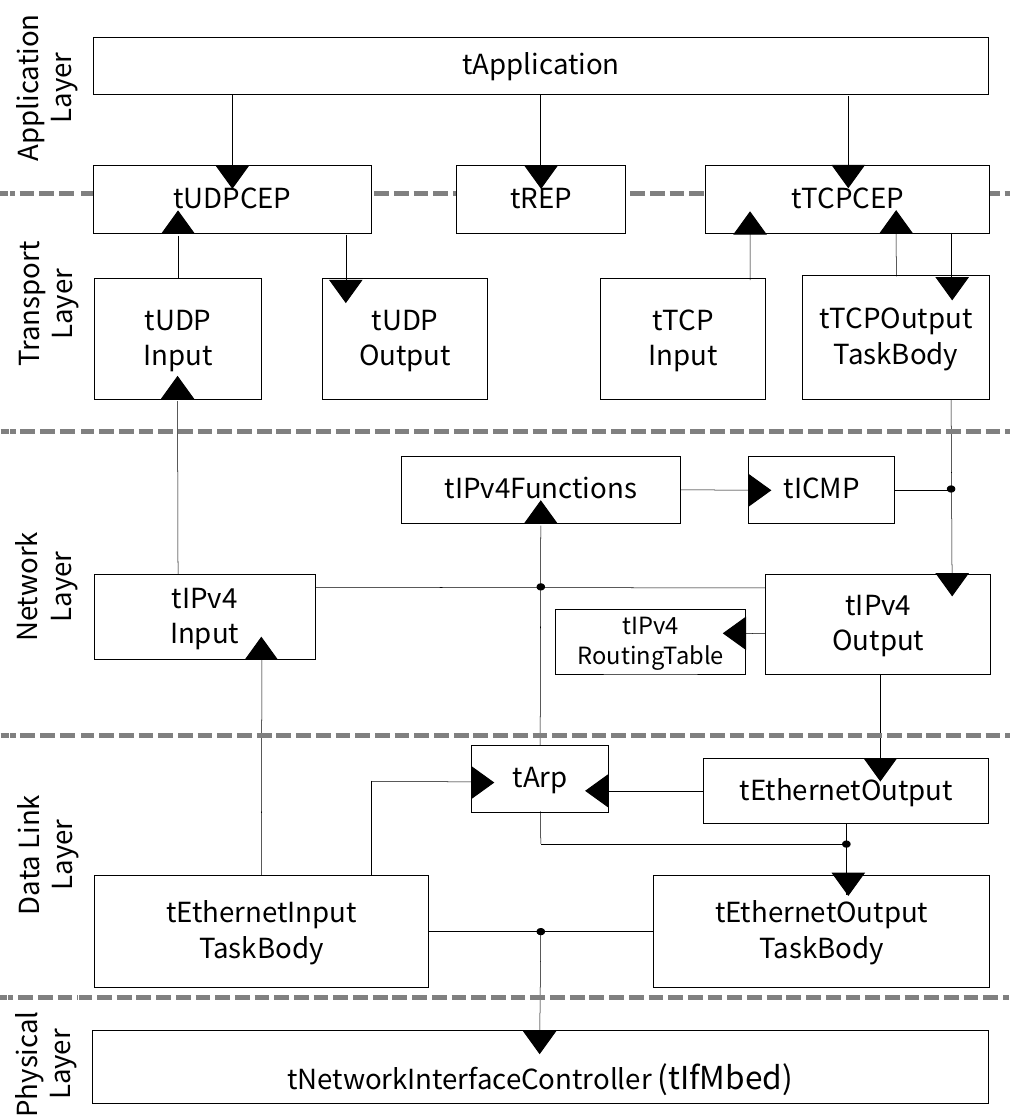
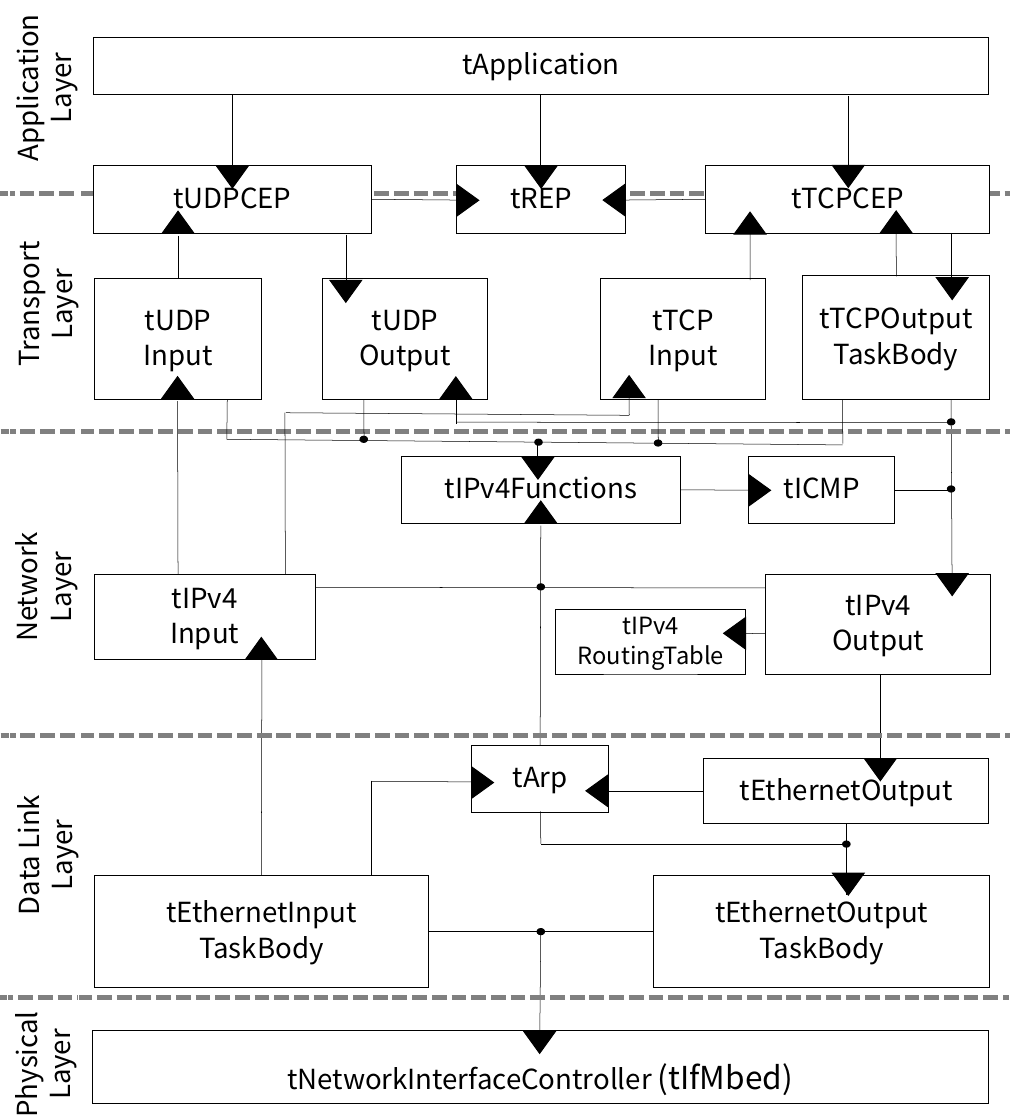
Before and after one commit to robotan0921/paper, a slide deck: slide 1 of ISORC2017/figure/ComponentProtocolStack.pptx. Drawn at 1010x1120 pixels with LibreOffice and Linux fonts; fonts in the diff are those of the drawing. Boxes give left, top, right and bottom in pixels: in the first picture for what was removed or moved away, otherwise in the second. Text is boxed around its words. In the diff, an @@ line names an element or a change of style, - is before the commit and + after.

```diff
--- a/ISORC2017/figure/ComponentProtocolStack.pptx
+++ b/ISORC2017/figure/ComponentProtocolStack.pptx
@@ line added from (371, 200) to (479, 200), #000000 0.5 pt @@
@@ triangle added at bbox=[457, 185, 479, 217], fill #000000, outline #000000 1 pt @@
@@ triangle added at bbox=[603, 184, 625, 216], fill #000000, outline #000000 1 pt @@
@@ line added from (625, 200) to (706, 200), #000000 0.5 pt @@
@@ triangle added at bbox=[440, 377, 472, 399], fill #000000, outline #000000 1 pt @@
@@ line added from (456, 385) to (456, 424), #000000 0.5 pt @@
@@ triangle added at bbox=[613, 376, 645, 398], fill #000000, outline #000000 1 pt @@
@@ line added from (227, 399) to (227, 439), #000000 0.5 pt @@
@@ line added from (285, 413) to (286, 575), #000000 0.5 pt @@
@@ line added from (286, 413) to (629, 416), #000000 0.5 pt @@
@@ line added from (364, 399) to (364, 443), #000000 0.5 pt @@
@@ line added from (629, 396) to (629, 415), #000000 0.5 pt @@
@@ line added from (658, 399) to (658, 443), #000000 0.5 pt @@
@@ line added from (843, 400) to (843, 444), #000000 0.5 pt @@
@@ ellipse added at bbox=[947, 419, 955, 426], fill #000000, outline #000000 1 pt @@
@@ line added from (227, 439) to (843, 445), #000000 0.5 pt @@
@@ ellipse added at bbox=[360, 436, 368, 443], fill #000000, outline #000000 1 pt @@
@@ line added from (457, 422) to (950, 423), #000000 0.5 pt @@
@@ ellipse added at bbox=[534, 439, 542, 446], fill #000000, outline #000000 1 pt @@
@@ line added from (537, 441) to (537, 477), #000000 0.5 pt @@
@@ ellipse added at bbox=[655, 440, 662, 446], fill #000000, outline #000000 1 pt @@
@@ triangle added at bbox=[522, 458, 554, 480], fill #000000, outline #000000 1 pt @@
```
Also in this commit, not shown: 8 other files.
